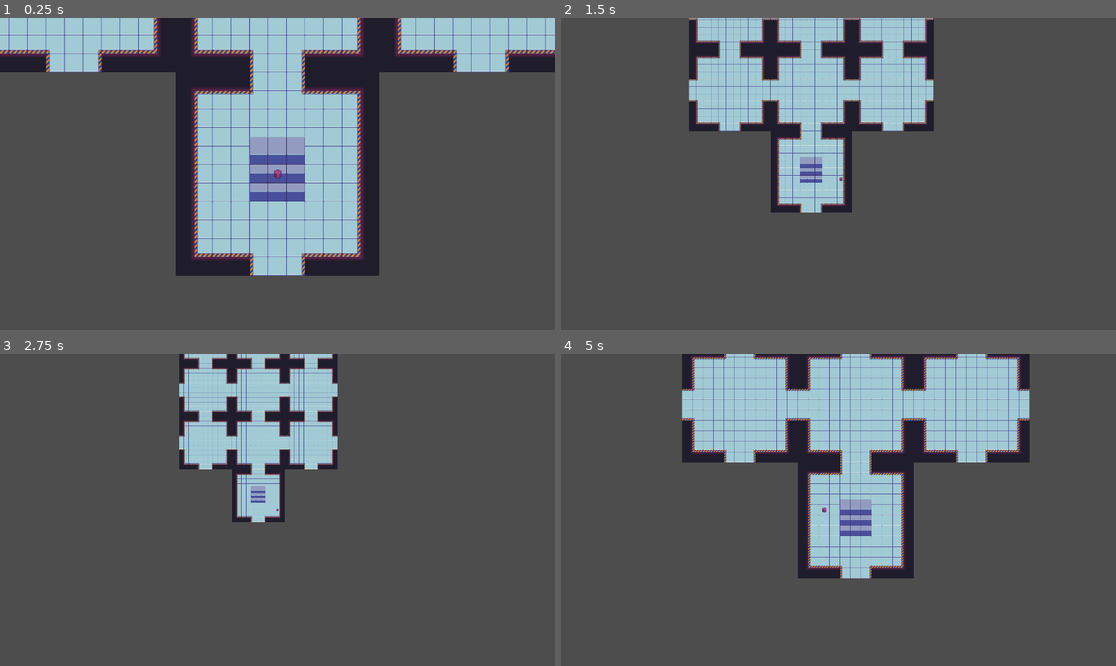
Above: before the commit, frames 1-4 (two rows, left to right).
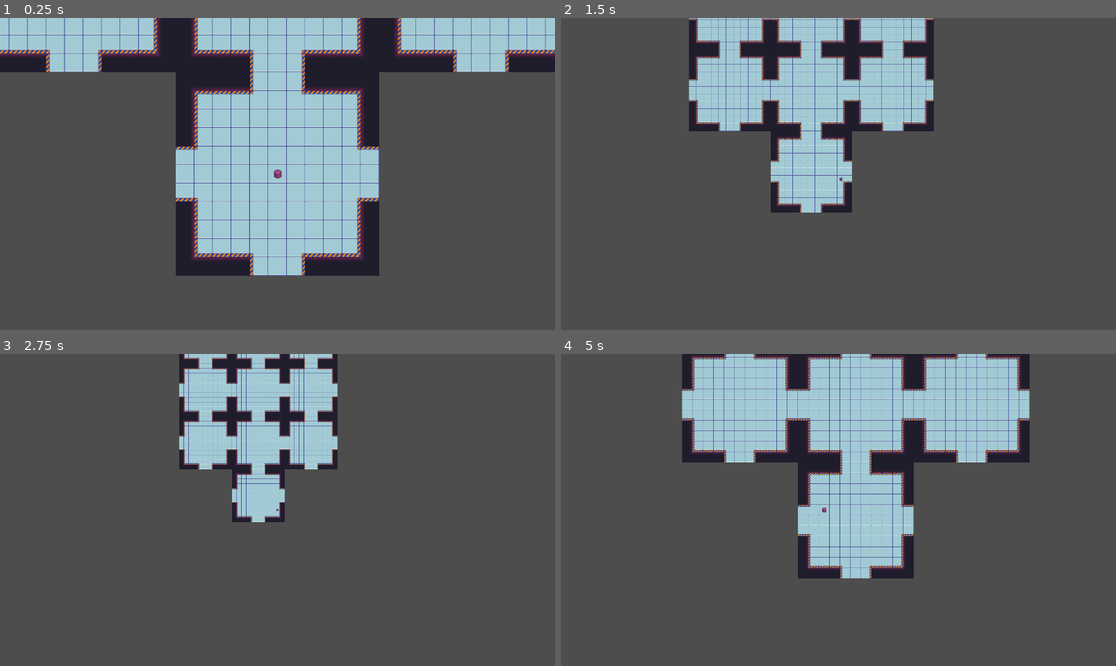
Above: after the commit, the same moments.

Repository: HotBurgi/a-cubes-journey
Game: Godot game, scene res://Scenes/Origin.tscn
Same seed, same stepped clock (60 frames per second), same inputs: the game is played once before the commit and once after it.
Inputs:
- Up to frame 1 (0.25 s): no input
- Up to frame 2 (1.5 s): tap Enter at 0.5 s; hold D (ui_right) 0.53-1.28 s; hold E (zoom_in) 0.53-1.28 s; hold S (ui_down) from 1.28 s (still down); tap Q (zoom_out) at 1.35 s
- Up to frame 3 (2.75 s): release S (ui_down) at 2.03 s; hold D (ui_right) from 2.03 s (still down); hold E (zoom_in) from 2.03 s (still down)
- Up to frame 4 (5 s): release D (ui_right) at 2.78 s; release E (zoom_in) at 2.78 s; hold W (ui_up) 2.78-3.53 s; tap Q (zoom_out) at 2.85, 4.35 s; hold E (zoom_in) 3.53-4.28 s; hold A (ui_left) from 3.53 s (still down)

The runs differ from the first frame. In frame 1, 3.4% of the frame differs, in the area x 31-69%, y 38-59%; in frame 2, 0.5%; in frame 3, 0.2%; in frame 4, 1.1%.

Commit message:
collisions and map change updates

Diff:
--- a/cubes-jurney/scripts/global_variables.gd
+++ b/cubes-jurney/scripts/global_variables.gd
@@ -7,84 +7,84 @@
 
 # 0 to be filled
 # -1 empty
-# -2 bossetti
-# -3 spawn
+# 2 bossetti
+# 1 spawn
 # Bisogna mettere i numeri per tipo di stanza in base alla posizione nell'array di mappe in globalvars
 
-var MAP = [	[-1, -3, -1],
+var MAP = [	[-1, 1, -1],
 			[0, 0, 0],
 			[0, 0, 0],
 			[0, 0, 0],
 			[0, 0, 0],
 			[0, 0, 0],
-			[-1, -2, -1]
+			[-1, 2, -1]
 			]
 
-# 0 pavimento, 1 muri, 2 porte
+# 0 pavimento, 1 muri, 2 porte # 9 kanye 8 south 7 east 6 north
 var maps = [
 	[ # map 1
-	[1, 1, 1, 1, 2, 2, 2, 1, 1, 1, 1],
+	[1, 1, 1, 1, 9, 9, 9, 1, 1, 1, 1],
 	[1, 0, 0, 0, 0, 0, 0, 0, 0, 0, 1],
 	[1, 0, 0, 0, 0, 0, 0, 0, 0, 0, 1],
 	[1, 0, 0, 0, 0, 0, 0, 0, 0, 0, 1],
-	[2, 0, 0, 0, 0, 0, 0, 0, 0, 0, 2],
-	[2, 0, 0, 0, 0, 0, 0, 0, 0, 0, 2],
-	[2, 0, 0, 0, 0, 0, 0, 0, 0, 0, 2],
+	[6, 0, 0, 0, 0, 0, 0, 0, 0, 0, 8],
+	[6, 0, 0, 0, 0, 0, 0, 0, 0, 0, 8],
+	[6, 0, 0, 0, 0, 0, 0, 0, 0, 0, 8],
 	[1, 0, 0, 0, 0, 0, 0, 0, 0, 0, 1],
 	[1, 0, 0, 0, 0, 0, 0, 0, 0, 0, 1],
 	[1, 0, 0, 0, 0, 0, 0, 0, 0, 0, 1],
-	[1, 1, 1, 1, 2, 2, 2, 1, 1, 1, 1]
+	[1, 1, 1, 1, 7, 7, 7, 1, 1, 1, 1]
 	],
 	[ # map 2
-	[1, 1, 1, 1, 2, 2, 2, 1, 1, 1, 1],
+	[1, 1, 1, 1, 9, 9, 9, 1, 1, 1, 1],
 	[1, 0, 0, 0, 0, 0, 0, 0, 0, 0, 1],
 	[1, 0, 0, 0, 0, 0, 0, 0, 0, 0, 1],
 	[1, 0, 0, 0, 0, 0, 0, 0, 0, 0, 1],
-	[2, 0, 0, 0, 0, 0, 0, 0, 0, 0, 2],
-	[2, 0, 0, 0, 0, 0, 0, 0, 0, 0, 2],
-	[2, 0, 0, 0, 0, 0, 0, 0, 0, 0, 2],
+	[6, 0, 0, 0, 0, 0, 0, 0, 0, 0, 8],
+	[6, 0, 0, 0, 0, 0, 0, 0, 0, 0, 8],
+	[6, 0, 0, 0, 0, 0, 0, 0, 0, 0, 8],
 	[1, 0, 0, 0, 0, 0, 0, 0, 0, 0, 1],
 	[1, 0, 0, 0, 0, 0, 0, 0, 0, 0, 1],
 	[1, 0, 0, 0, 0, 0, 0, 0, 0, 0, 1],
-	[1, 1, 1, 1, 2, 2, 2, 1, 1, 1, 1]
+	[1, 1, 1, 1, 7, 7, 7, 1, 1, 1, 1]
 	],
 	[ # map 3
-	[1, 1, 1, 1, 2, 2, 2, 1, 1, 1, 1],
+	[1, 1, 1, 1, 9, 9, 9, 1, 1, 1, 1],
 	[1, 0, 0, 0, 0, 0, 0, 0, 0, 0, 1],
 	[1, 0, 0, 0, 0, 0, 0, 0, 0, 0, 1],
 	[1, 0, 0, 0, 0, 0, 0, 0, 0, 0, 1],
-	[2, 0, 0, 0, 0, 0, 0, 0, 0, 0, 2],
-	[2, 0, 0, 0, 0, 0, 0, 0, 0, 0, 2],
-	[2, 0, 0, 0, 0, 0, 0, 0, 0, 0, 2],
+	[6, 0, 0, 0, 0, 0, 0, 0, 0, 0, 8],
+	[6, 0, 0, 0, 0, 0, 0, 0, 0, 0, 8],
+	[6, 0, 0, 0, 0, 0, 0, 0, 0, 0, 8],
 	[1, 0, 0, 0, 0, 0, 0, 0, 0, 0, 1],
 	[1, 0, 0, 0, 0, 0, 0, 0, 0, 0, 1],
 	[1, 0, 0, 0, 0, 0, 0, 0, 0, 0, 1],
-	[1, 1, 1, 1, 2, 2, 2, 1, 1, 1, 1]
+	[1, 1, 1, 1, 7, 7, 7, 1, 1, 1, 1]
 	],
 	[ # map 4
-	[1, 1, 1, 1, 2, 2, 2, 1, 1, 1, 1],
+	[1, 1, 1, 1, 9, 9, 9, 1, 1, 1, 1],
 	[1, 0, 0, 0, 0, 0, 0, 0, 0, 0, 1],
 	[1, 0, 0, 0, 0, 0, 0, 0, 0, 0, 1],
 	[1, 0, 0, 0, 0, 0, 0, 0, 0, 0, 1],
-	[2, 0, 0, 0, 0, 0, 0, 0, 0, 0, 2],
-	[2, 0, 0, 0, 0, 0, 0, 0, 0, 0, 2],
-	[2, 0, 0, 0, 0, 0, 0, 0, 0, 0, 2],
+	[6, 0, 0, 0, 0, 0, 0, 0, 0, 0, 8],
+	[6, 0, 0, 0, 0, 0, 0, 0, 0, 0, 8],
+	[6, 0, 0, 0, 0, 0, 0, 0, 0, 0, 8],
 	[1, 0, 0, 0, 0, 0, 0, 0, 0, 0, 1],
 	[1, 0, 0, 0, 0, 0, 0, 0, 0, 0, 1],
 	[1, 0, 0, 0, 0, 0, 0, 0, 0, 0, 1],
-	[1, 1, 1, 1, 2, 2, 2, 1, 1, 1, 1]
+	[1, 1, 1, 1, 7, 7, 7, 1, 1, 1, 1]
 	],
 	[ # map 5
-	[1, 1, 1, 1, 2, 2, 2, 1, 1, 1, 1],
+	[1, 1, 1, 1, 9, 9, 9, 1, 1, 1, 1],
 	[1, 0, 0, 0, 0, 0, 0, 0, 0, 0, 1],
 	[1, 0, 0, 0, 0, 0, 0, 0, 0, 0, 1],
 	[1, 0, 0, 0, 0, 0, 0, 0, 0, 0, 1],
-	[2, 0, 0, 0, 0, 0, 0, 0, 0, 0, 2],
-	[2, 0, 0, 0, 0, 0, 0, 0, 0, 0, 2],
-	[2, 0, 0, 0, 0, 0, 0, 0, 0, 0, 2],
+	[6, 0, 0, 0, 0, 0, 0, 0, 0, 0, 8],
+	[6, 0, 0, 0, 0, 0, 0, 0, 0, 0, 8],
+	[6, 0, 0, 0, 0, 0, 0, 0, 0, 0, 8],
 	[1, 0, 0, 0, 0, 0, 0, 0, 0, 0, 1],
 	[1, 0, 0, 0, 0, 0, 0, 0, 0, 0, 1],
 	[1, 0, 0, 0, 0, 0, 0, 0, 0, 0, 1],
-	[1, 1, 1, 1, 2, 2, 2, 1, 1, 1, 1]
+	[1, 1, 1, 1, 7, 7, 7, 1, 1, 1, 1]
 	]
 ]
--- a/cubes-jurney/scripts/player.gd
+++ b/cubes-jurney/scripts/player.gd
@@ -3,6 +3,11 @@
 var wait_timer := 0.0
 var rel_pos = Vector2(5,5)
 var curr_room = Vector2(0, 1)
+
+#var map = GlobalVariables.maps[GlobalVariables[curr_room.x][curr_room.y]]
+var map = GlobalVariables.maps[0]
+
+var curr_tile = map[rel_pos.x][rel_pos.y]
 
 const MOVE_INTERVAL := 0.2  # Seconds between moves (adjust as needed)
 
@@ -11,29 +16,42 @@
 
 	if wait_timer <= 0.0:
 		if Input.is_action_pressed("ui_right") and checkCollision(rel_pos.x+1, rel_pos.y):
+			if curr_tile == 6:
+				rel_pos = Vector2(0,0) # Metti le coordinate giuste
+				#aggiorna var map copia incollando il commento sopra (lascialo commentato anche qui)
 			movement.x += 32
 			rel_pos.x += 1
 			wait_timer = MOVE_INTERVAL
 		elif Input.is_action_pressed("ui_left") and checkCollision(rel_pos.x-1, rel_pos.y):
+			if curr_tile == 6: # Metti giusto
+				rel_pos = Vector2(0,0) # Metti le coordinate giuste
+				#aggiorna var map copia incollando il commento sopra (lascialo commentato anche qui)
 			movement.x -= 32
 			rel_pos.x -= 1
 			wait_timer = MOVE_INTERVAL
 		elif Input.is_action_pressed("ui_down") and checkCollision(rel_pos.x, rel_pos.y+1):
+			if curr_tile == 6: # Metti giusto
+				rel_pos = Vector2(0,0) # Metti le coordinate giuste
+				#aggiorna var map copia incollando il commento sopra (lascialo commentato anche qui)
 			movement.y += 32
 			rel_pos.y += 1
 			wait_timer = MOVE_INTERVAL
 		elif Input.is_action_pressed("ui_up") and checkCollision(rel_pos.x, rel_pos.y-1):
+			if curr_tile == 6: # Metti giusto
+				rel_pos = Vector2(0,0) # Metti le coordinate giuste
+				#aggiorna var map copia incollando il commento sopra (lascialo commentato anche qui)
 			movement.y -= 32
 			rel_pos.y -= 1
 			wait_timer = MOVE_INTERVAL
 
 	position += movement
+	curr_tile = map[rel_pos.x][rel_pos.y]
 	wait_timer -= delta
 
 func checkCollision(x, y):
-	#var map = GlobalVariables.maps[GlobalVariables[curr_room.x][curr_room.y]]
-	var map = GlobalVariables.maps[0]
+	#map = GlobalVariables.maps[GlobalVariables[curr_room.x][curr_room.y]]
+	map = GlobalVariables.maps[0]
 	# check collision
-	if(map[x][y] != 0 and map[x][y]!=2):   # non dovremmo tenere 2 per le porte, le porte metti 0, non serve a nulla
+	if(map[x][y] != 0 and !(map[x][y] >= 6 and map[x][y] <= 9)):
 		return false
 	return true
